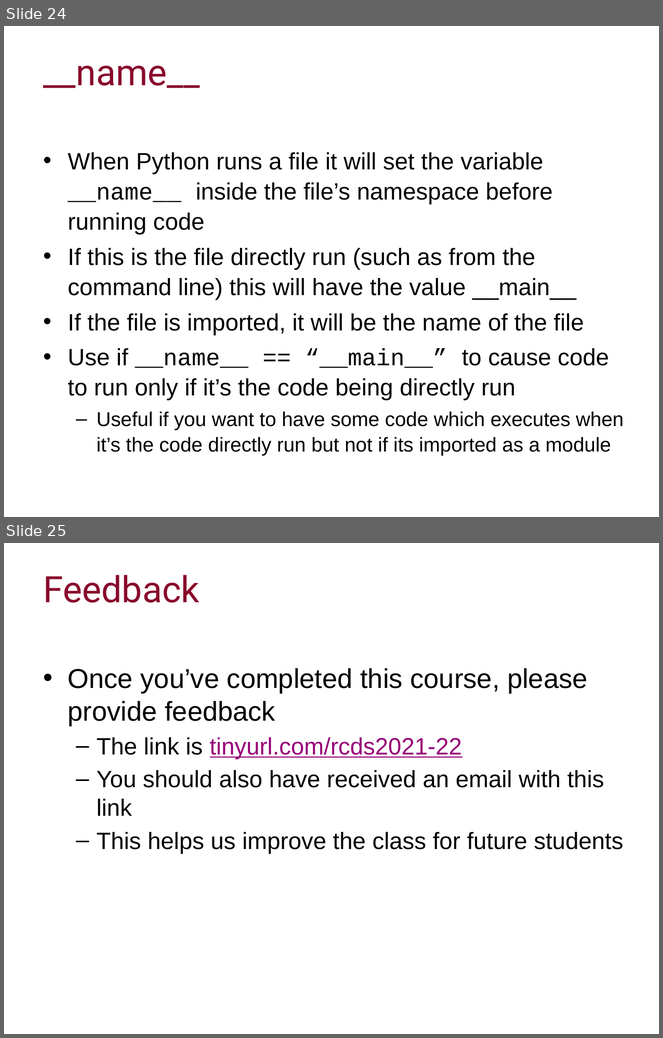
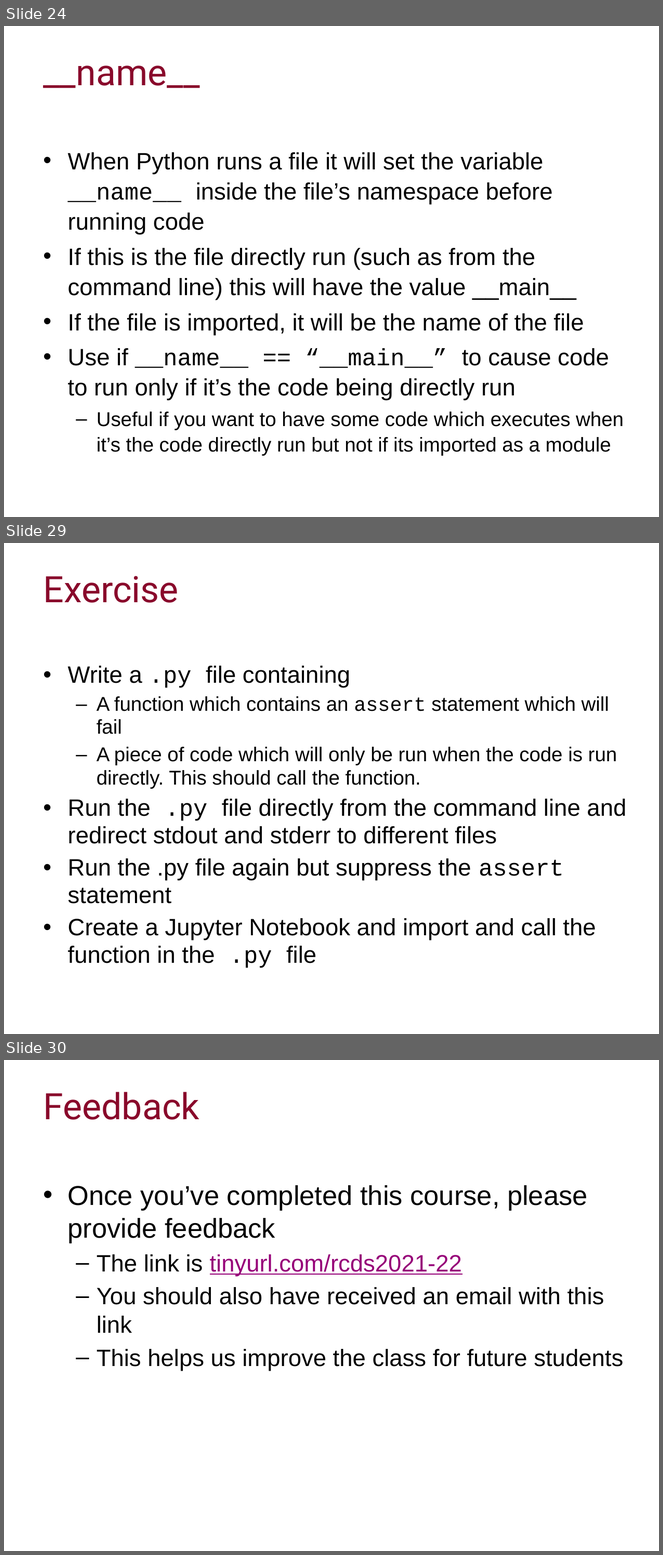
Before and after one commit to ImperialCollegeLondon/RCDS-managing-and-running-python-effectively, a slide deck: Managing and Running Python Effectively.pptx. Shown one above the other, each under a label of ours: slides 24 and 25 before the commit, slides 24, 29 and 30 after it; the slides between them are not shown. The pictures are 663x1038 and 663x1555 pixels, drawn with LibreOffice and Linux fonts; fonts in the diff are those of the drawing; background and template pictures are left out. Boxes give left, top, right and bottom in pixels: in the first picture for what was removed or moved away, otherwise in the second. Text is boxed around its words. In the diff, an @@ line names an element or a change of style, - is before the commit and + after.

Commit message:
Command lines

```diff
--- a/Managing and Running Python Effectively.pptx
+++ b/Managing and Running Python Effectively.pptx
@@ slide 29 added at (x1=4, y1=543, x2=659, y2=1034), background #FFFFFF @@
@@ title added at (x1=43, y1=576, x2=179, y2=603), 40 pt, text #89092B @@
+Exercise
@@ text added at (x1=68, y1=666, x2=626, y2=968), 26 pt, text #000000 @@
+• Write a .py file containing
+  – A function which contains an assert statement which will fail
+  – A piece of code which will only be run when the code is run directly. This should call the function.
+• Run the .py file directly from the command line and redirect stdout and stderr to different files
+• Run the .py file again but suppress the assert statement
+• Create a Jupyter Notebook and import and call the function in the .py file
@@ what was slide 25 is now slide 30 @@
```
Also in this commit, not shown: 1 slide changed, 4 other slides added, 8 other files.
